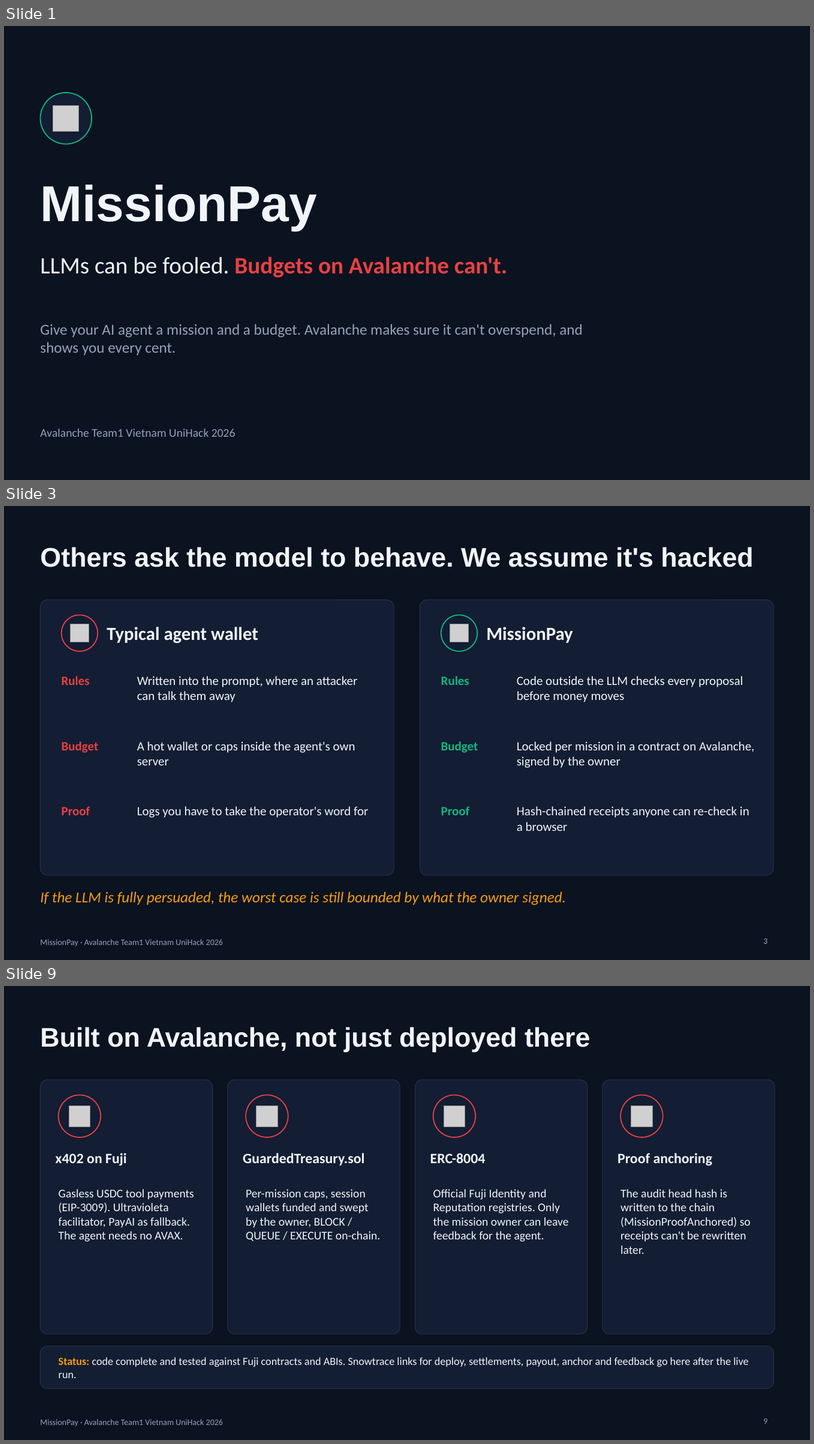
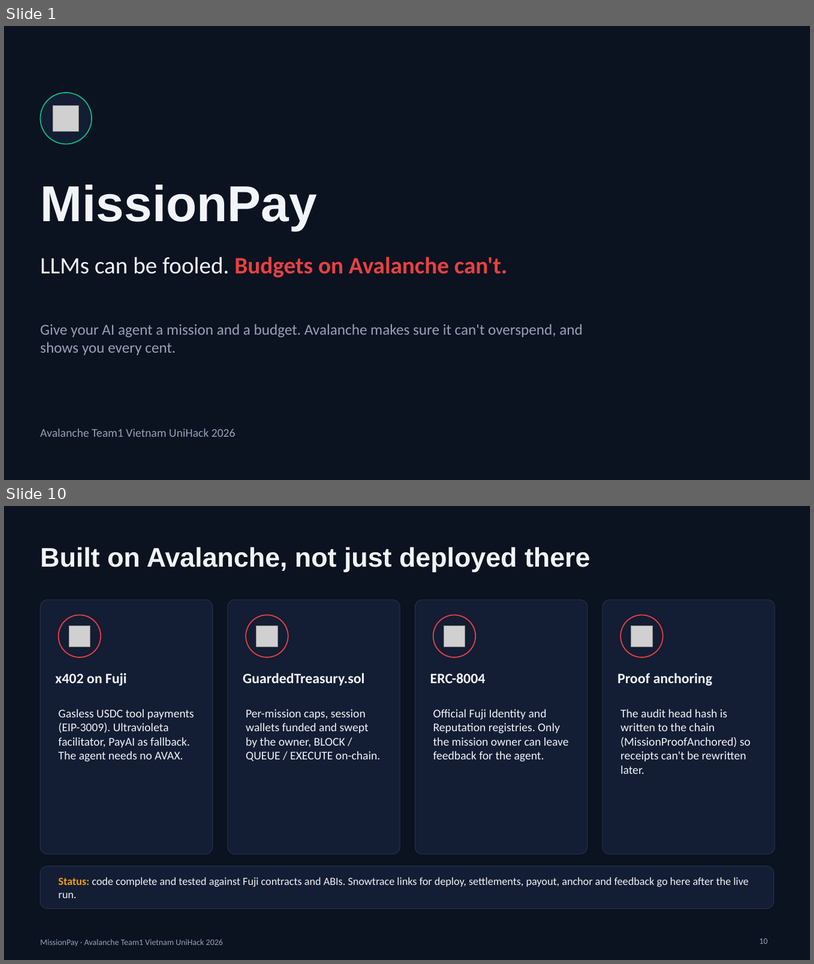
Before and after one commit to lenamkhanhh/UniHack, a slide deck: artifacts/submission-s1/MissionPay-pitch-deck-v2.pptx. Shown one above the other, each under a label of ours: slides 1, 3 and 9 before the commit, slides 1 and 10 after it; the slides between them are not shown. The pictures are 814x1444 and 814x964 pixels, drawn with LibreOffice and Linux fonts; fonts in the diff are those of the drawing; grey boxes stand for pictures. Boxes give left, top, right and bottom in pixels: in the first picture for what was removed or moved away, otherwise in the second. Text is boxed around its words. In the diff, an @@ line names an element or a change of style, - is before the commit and + after.

Commit message:
fix(s1): resolve S1-F5..F8 and execute strategic steps 0-5 with clean s1b on-chain receipts and verified anchor

```diff
--- a/artifacts/submission-s1/MissionPay-pitch-deck-v2.pptx
+++ b/artifacts/submission-s1/MissionPay-pitch-deck-v2.pptx
@@ slide 3 removed at <box>4,506,810,960</box>, background #0B1220; not listed: 1 template element that a slide beside it also shows @@
@@ title removed at <box>40,547,753,567</box> @@
-Others ask the model to behave. We assume it's hacked
@@ rounded rectangle removed at <box>40,600,394,875</box> @@
@@ rounded rectangle removed at <box>420,600,774,875</box> @@
@@ ellipse removed at <box>62,615,98,651</box> @@
@@ picture removed at <box>71,624,89,642</box> @@
@@ text removed at <box>107,627,258,643</box> @@
-Typical agent wallet
@@ ellipse removed at <box>441,615,477,651</box> @@
@@ picture removed at <box>450,624,468,642</box> @@
@@ text removed at <box>486,627,573,643</box> @@
-MissionPay
@@ text removed at <box>62,676,90,685</box> @@
-Rules
@@ text removed at <box>137,676,357,702</box> @@
-Written into the prompt, where an attacker can talk them away
@@ text removed at <box>441,676,470,685</box> @@
-Rules
@@ text removed at <box>517,676,743,702</box> @@
-Code outside the LLM checks every proposal before money moves
@@ text removed at <box>62,741,99,753</box> @@
-Budget
@@ text removed at <box>137,741,356,765</box> @@
-A hot wallet or caps inside the agent's own server
@@ text removed at <box>441,741,479,753</box> @@
-Budget
@@ text removed at <box>517,741,755,768</box> @@
-Locked per mission in a contract on Avalanche, signed by the owner
@@ text removed at <box>62,806,90,815</box> @@
-Proof
@@ text removed at <box>137,806,368,817</box> @@
-Logs you have to take the operator's word for
@@ text removed at <box>441,806,470,815</box> @@
-Proof
@@ text removed at <box>517,806,750,831</box> @@
-Hash-chained receipts anyone can re-check in a browser
@@ text removed at <box>40,891,566,905</box> @@
-If the LLM is fully persuaded, the worst case is still bounded by what the owner signed.
@@ page number removed at <box>764,938,768,943</box> @@
-3
@@ what was slide 9 is now slide 10 @@
@@ page number at <box>759,938,768,943</box>: text changed @@
-9
+10
```
Also in this commit, not shown: 6 slides changed, 3 slides added, 1 other slide removed, 14 other files.
